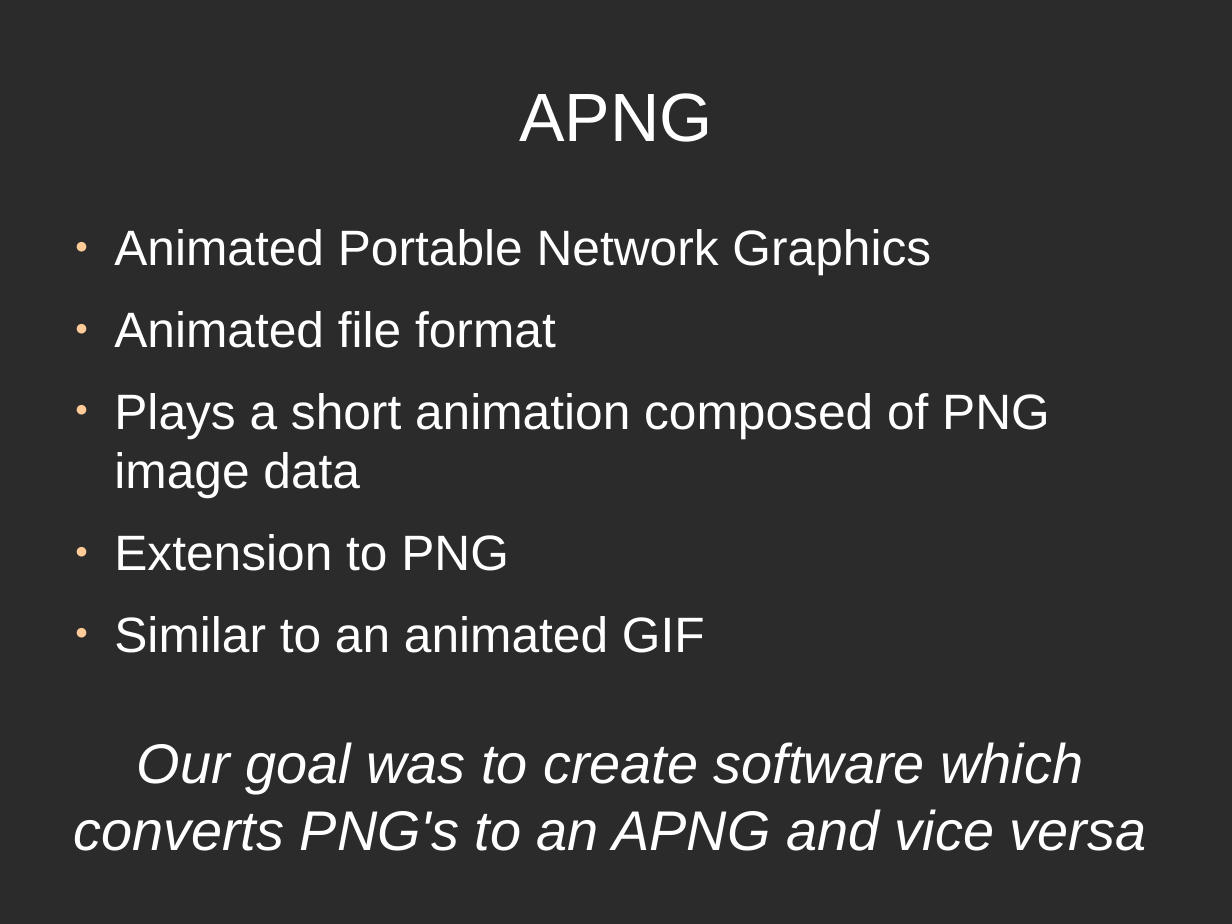
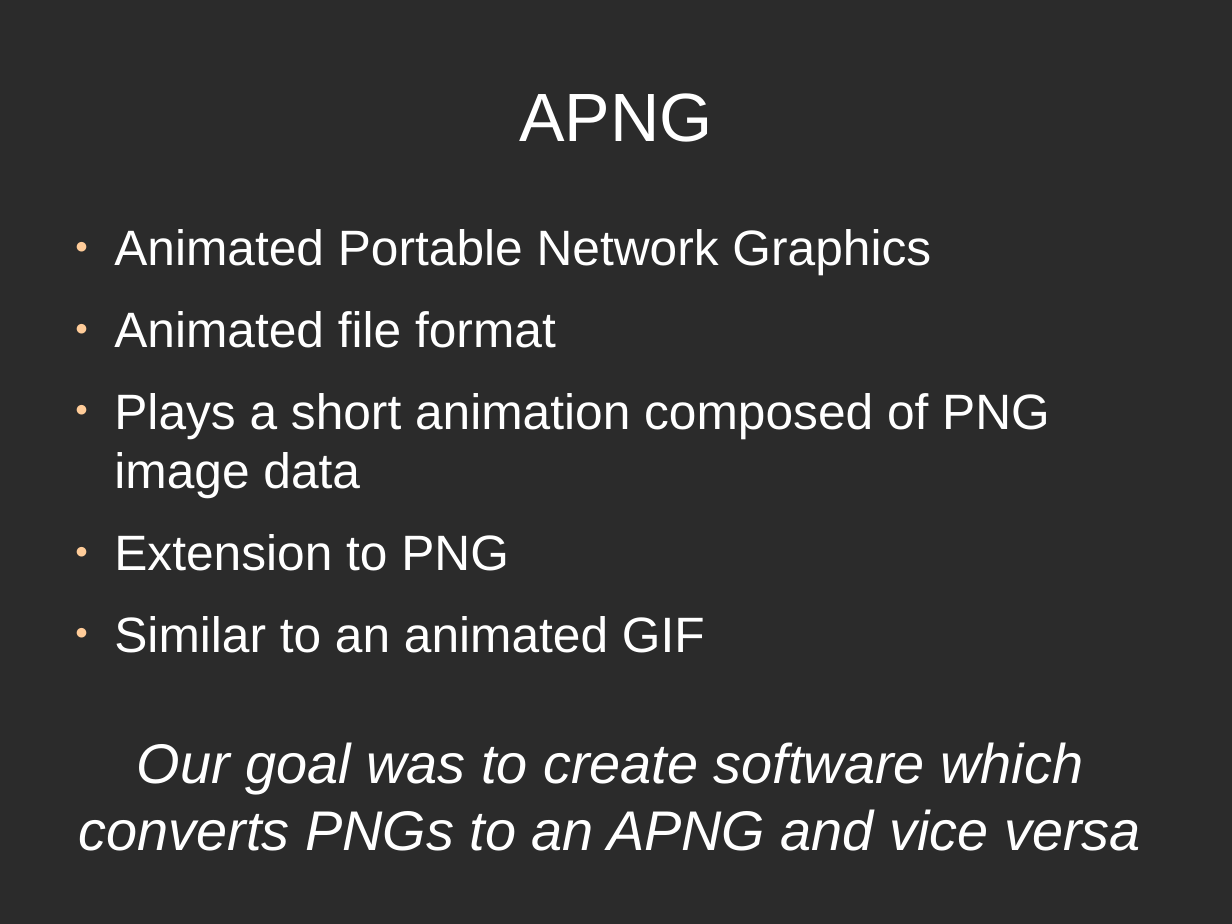
Before and after one commit to directrix1/se2, a slide deck: slide 3 of wip/SE2Presentation.odp. Drawn at 1232x924 pixels with LibreOffice and Linux fonts; fonts in the diff are those of the drawing; background and template pictures are left out; a plain dark background stands for a picture behind light text. Boxes give left, top, right and bottom in pixels: in the first picture for what was removed or moved away, otherwise in the second. Text is boxed around its words. In the diff, an @@ line names an element or a change of style, - is before the commit and + after.

```diff
--- a/wip/SE2Presentation.odp
+++ b/wip/SE2Presentation.odp
@@ title at <box>79,742,1141,851</box>: text changed @@
-Our goal was to create software which converts PNG's to an APNG and vice versa
+Our goal was to create software which converts PNGs to an APNG and vice versa
```
Also in this commit, not shown: 6 other slides changed, 1 slide added, 2 slides removed.
